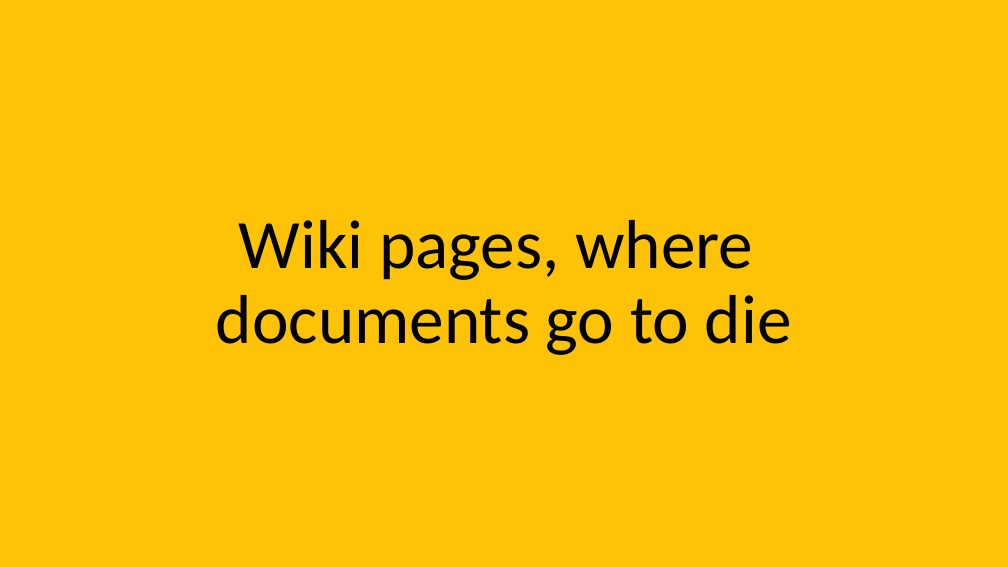
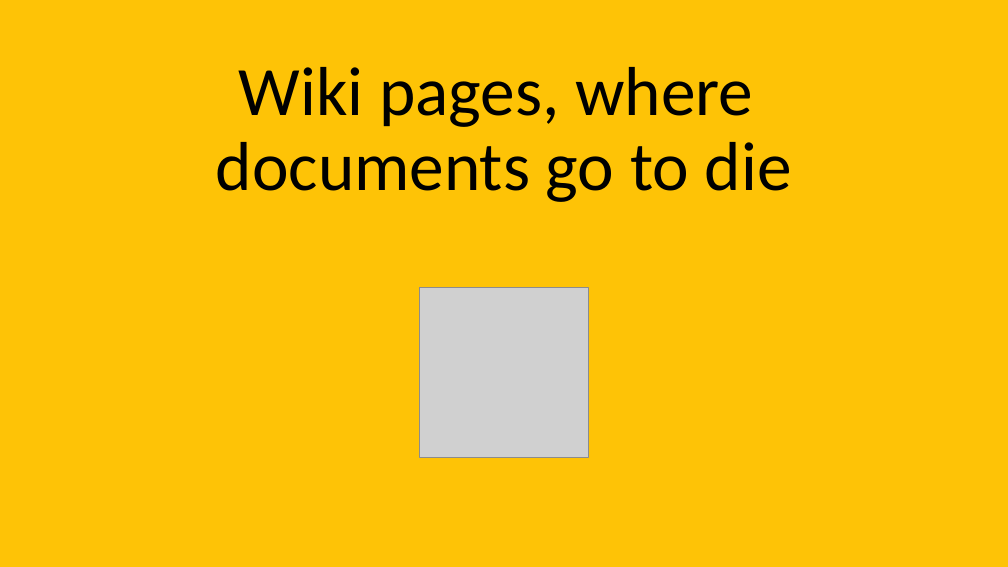
Before and after one commit to davidaayers/ea-talk, a slide deck: slide 31 of ea_in_a_devops_time.pptx (slide 30 before the commit). Drawn at 1008x567 pixels with LibreOffice and Linux fonts; fonts in the diff are those of the drawing; grey boxes stand for pictures. Boxes give left, top, right and bottom in pixels: in the first picture for what was removed or moved away, otherwise in the second. Text is boxed around its words. In the diff, an @@ line names an element or a change of style, - is before the commit and + after.

```diff
--- a/ea_in_a_devops_time.pptx
+++ b/ea_in_a_devops_time.pptx
@@ title "Wiki pages, where documents go ...": place and size @@
-title "Wiki pages, where documents go ..." at [216,220,792,355]
+title "Wiki pages, where documents go ..." at [216,67,792,202]
@@ picture added at [419,288,589,458] @@
```
Also in this commit, not shown: 12 other slides changed, 4 slides added.
